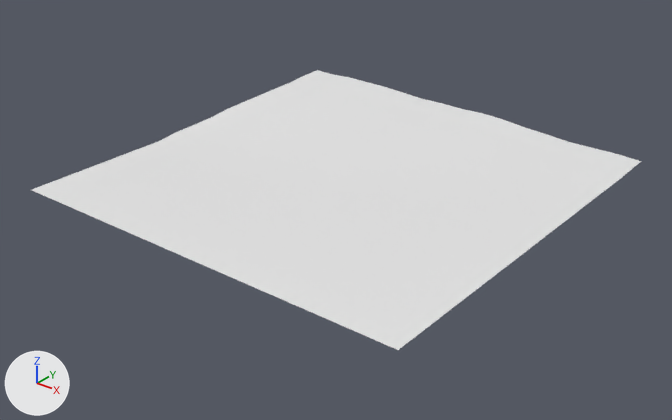
One commit to the OBJ model assets/maps/chunks/terrain_lod1_3_4.obj: the scene before it, then after it.
One viewpoint serves both versions: a 50 mm lens placed at (603.1, -774.5, 99.9), pointed at (449.0, -581.9, -19.4). The axes (+X, +Y, +Z) are drawn at lower left. The lights are the same throughout. The first picture is the older version. Where no turn or scale is listed for an object, it has been applied to the vertices.

Names of what the first picture shows: 'terrain_lod1_3_4'.
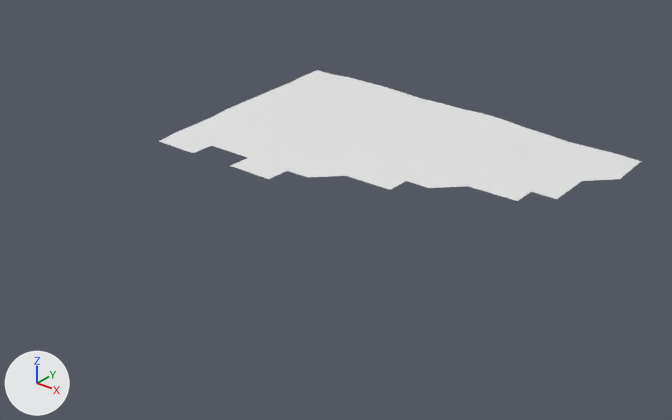
Boxes (x1, y1, x2, y2) around the edits, measured in the pictures (672 x 420 px):
'terrain_lod1_3_4', reshaped (21% narrower, 53% shorter)
    before: (32, 70, 641, 350)
    after: (159, 70, 641, 201)
part 1 of me_terrain_lod1_3_4, deleted
    before: (32, 141, 619, 350)

Patch to the scene script:
```diff
--- a/assets/maps/chunks/terrain_lod1_3_4.obj.py
+++ b/assets/maps/chunks/terrain_lod1_3_4.obj.py
@@ me_terrain_lod1_3_4 @@
 # used by ob_terrain_lod1_3_4; location = (0.0, 0.0, 0.0)
-me_terrain_lod1_3_4.from_pydata(...)  # 289 vertices, 512 faces; spans x 384.0..512.0, y -640.0..-512.0, z -10.8..-6.4
+me_terrain_lod1_3_4.from_pydata(...)  # 151 vertices, 249 faces; spans x 384.0..512.0, y -592.0..-512.0, z -10.8..-6.4
+# me_terrain_lod1_3_4 part 1
+# 138 vertices are removed from x 384.0..512.0, y -640.0..-536.0, z -10.8
+# 263 faces are deleted
```
